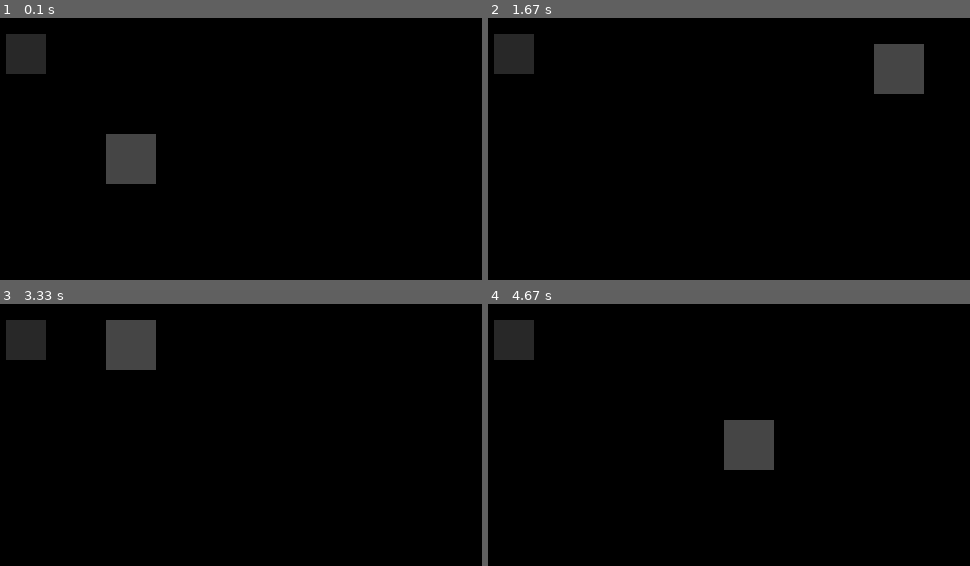
Above: before the commit, frames 1-4 (two rows, left to right).
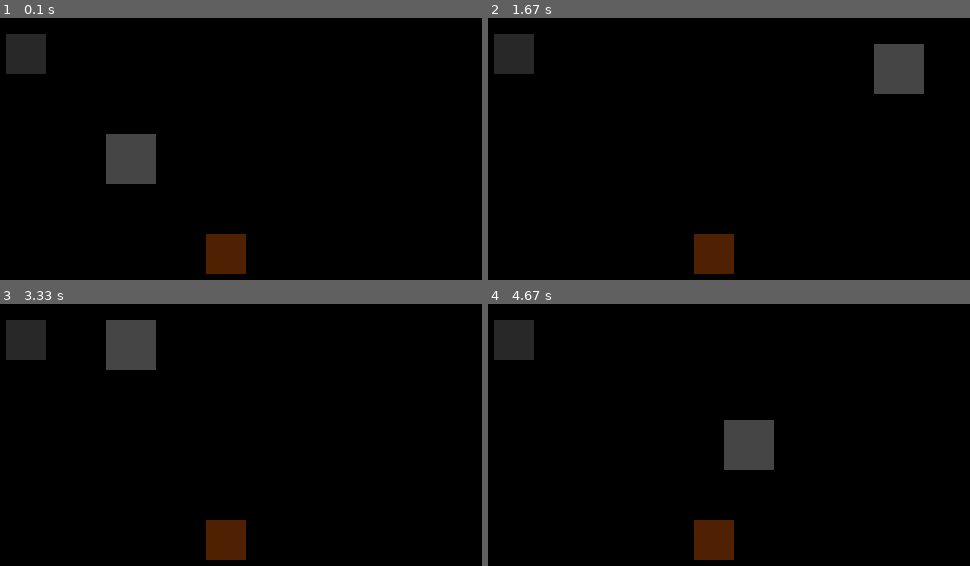
Above: after the commit, the same moments.

Repository: Dakhota-R/Pygame-Crapoli
Game: pygame game, started from NewGame ++/main.py
The game is run twice, just before and just after one commit, with the same random seed, the same clock (stepped at 60 frames per second) and the same inputs.
Inputs:
- Up to frame 1 (0.1 s): no input
- Up to frame 2 (1.67 s): hold D 0.33-0.8 s; hold W 0.83-1.13 s; hold D 1.17-1.63 s
- Up to frame 3 (3.33 s): hold A 1.67-2.2 s; hold S 2.23-2.53 s; hold A 2.57-2.97 s; hold W from 3 s (still down)
- Up to frame 4 (4.67 s): release W at 3.37 s; hold D 3.4-4.03 s; hold S 4.07-4.43 s; hold A from 4.47 s (still down)

The runs differ from the first frame. In frame 1, 1.3% of the frame differs, in the area x 42-52%, y 82-98%; in frame 2, 1.3%; in frame 3, 1.3%; in frame 4, 1.3%.

Commit message:
Update main.py

Diff:
--- a/NewGame ++/main.py
+++ b/NewGame ++/main.py
@@ -15,7 +15,10 @@
 
 class Player(pygame.sprite.Sprite):
     def __init__(self, screen):
-        self.image = pygame.Surface((50,50))
+        self.width = 50
+        self.height = 50
+
+        self.image = pygame.Surface((self.width, self.height))
         self.image.fill(pygame.Color(69,69,69))
 
         self.rect = self.image.get_rect()
@@ -39,7 +42,14 @@
             move.scale_to_length(5)
             self.rect.move_ip(round(move.x), round(move.y))
 
+    def collisions(self):
+        self.image.fill(pygame.Color(69,69,69))
+        if self.rect.x + self.width >= enemy.rect.x and self.rect.x <= enemy.rect.x + enemy.width:
+            if self.rect.y + self.height >= enemy.rect.y and self.rect.y <= enemy.rect.y + enemy.height:
+                self.image.fill(pygame.Color(144,0,0))
+
     def draw(self):
+        self.collisions()
         self.screen.blit(self.image, self.rect)
         self.update()
 
@@ -62,10 +72,29 @@
     def draw(self):
         self.screen.blit(self.ground_image, self.rect)
 
+class Enemy(pygame.sprite.Sprite):
+    def __init__(self, screen):
+        self.width = 40
+        self.height = 40
 
+        self.image = pygame.Surface((self.width, self.height))
+        self.image.fill(pygame.Color(79,33,2))
+
+        self.rect = self.image.get_rect()
+
+        self.screen = screen
+
+        self.x = 300
+        self.y = 300
+        self.rect.x = self.x
+        self.rect.y = self.y
+
+    def draw(self):
+        self.screen.blit(self.image, self.rect)
 
 ground = Ground(screen)
 player = Player(screen)
+enemy = Enemy(screen)
 
 
 main = True
@@ -76,20 +105,13 @@
     for event in pygame.event.get():
         if event.type == pygame.QUIT:
             main = False
-        if event.type == pygame.KEYDOWN:
-            if event.key == pygame.K_RIGHT:
-                player.rect.x += 5
-            if event.key == pygame.K_LEFT:
-                player.rect.x -= 5
-            if event.key == pygame.K_DOWN:
-                player.rect.y += 5
-            if event.key == pygame.K_UP:
-                player.rect.y -= 5
+
 
 
     ground.draw()
     player.move()
     player.draw()
+    enemy.draw()
 
     pygame.display.flip()
 
